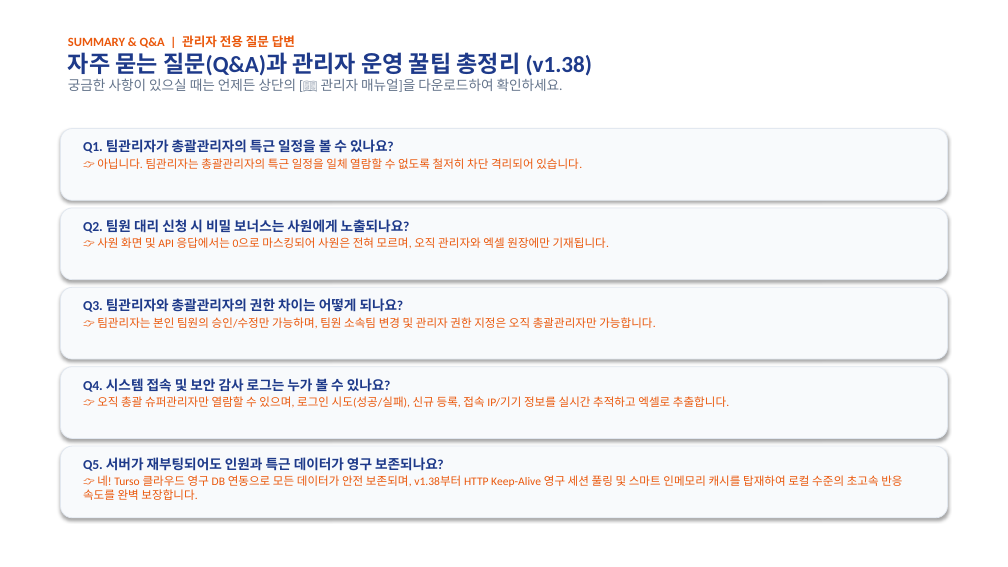
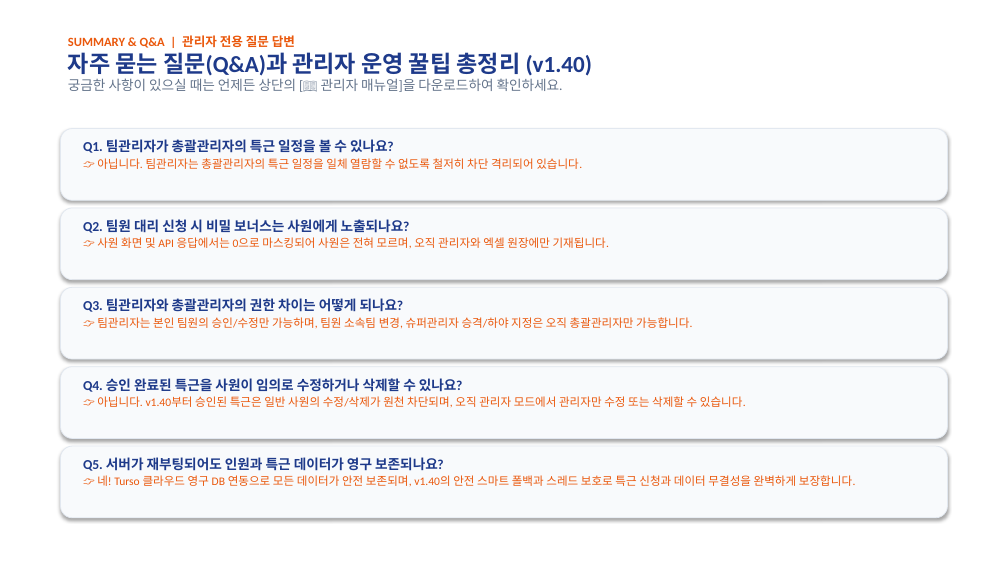
Before and after one commit to rorma34-lab/team-overtime-manager, a slide deck: slide 11 of Overtime_Admin_Manual.pptx. Drawn at 1008x567 pixels with LibreOffice and Linux fonts; fonts in the diff are those of the drawing. Boxes give left, top, right and bottom in pixels: in the first picture for what was removed or moved away, otherwise in the second. Text is boxed around its words. In the diff, an @@ line names an element or a change of style, - is before the commit and + after.

```diff
--- a/Overtime_Admin_Manual.pptx
+++ b/Overtime_Admin_Manual.pptx
@@ text at (68, 52, 592, 76): text changed @@
-자주 묻는 질문(Q&A)과 관리자 운영 꿀팁 총정리 (v1.38)
+자주 묻는 질문(Q&A)과 관리자 운영 꿀팁 총정리 (v1.40)
@@ text at (97, 317, 692, 328): text changed @@
-👉 팀관리자는 본인 팀원의 승인/수정만 가능하며, 팀원 소속팀 변경 및 관리자 권한 지정은 오직 총괄관리자만 가능합니다.
+👉 팀관리자는 본인 팀원의 승인/수정만 가능하며, 팀원 소속팀 변경, 슈퍼관리자 승격/하야 지정은 오직 총괄관리자만 가능합니다.
@@ text at (83, 378, 746, 407): text changed @@
-Q4. 시스템 접속 및 보안 감사 로그는 누가 볼 수 있나요?
-👉 오직 총괄 슈퍼관리자만 열람할 수 있으며, 로그인 시도(성공/실패), 신규 등록, 접속 IP/기기 정보를 실시간 추적하고 엑셀로 추출합니다.
+Q4. 승인 완료된 특근을 사원이 임의로 수정하거나 삭제할 수 있나요?
+👉 아닙니다. v1.40부터 승인된 특근은 일반 사원의 수정/삭제가 원천 차단되며, 오직 관리자 모드에서 관리자만 수정 또는 삭제할 수 있습니다.
@@ text at (97, 475, 856, 486): text changed @@
-👉 네! Turso 클라우드 영구 DB 연동으로 모든 데이터가 안전 보존되며, v1.38부터 HTTP Keep-Alive 영구 세션 풀링 및 스마트 인메모리 캐시를 탑재하여 로컬 수준의 초고속 반응 속도를 완벽 보장합니다.
+👉 네! Turso 클라우드 영구 DB 연동으로 모든 데이터가 안전 보존되며, v1.40의 안전 스마트 폴백과 스레드 보호로 특근 신청과 데이터 무결성을 완벽하게 보장합니다.
```
Also in this commit, not shown: 1 other slide changed, 8 other files.
